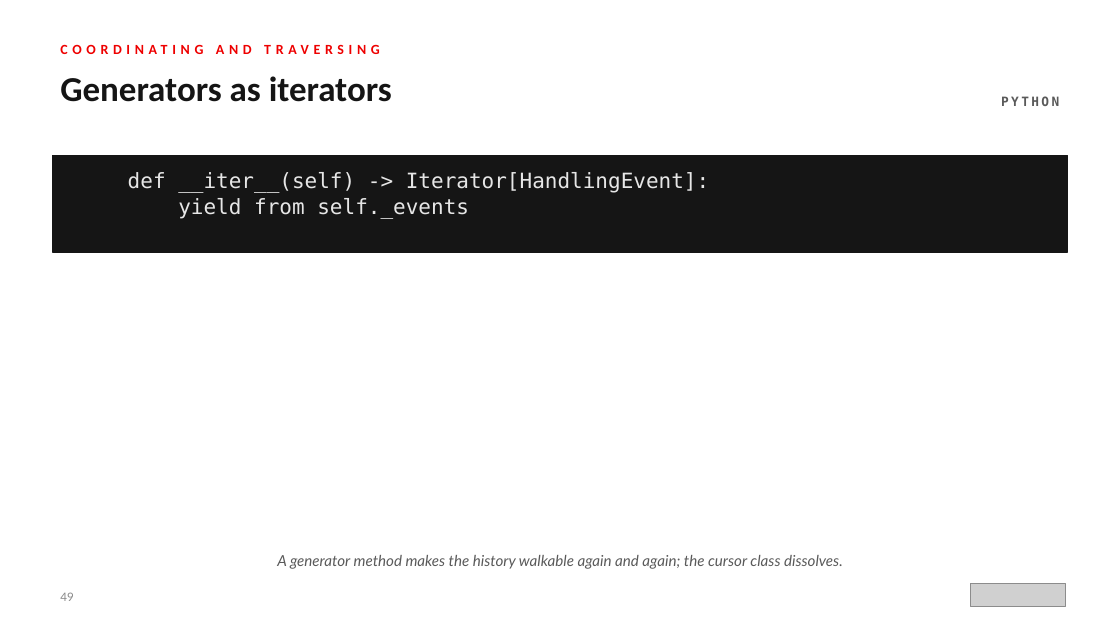
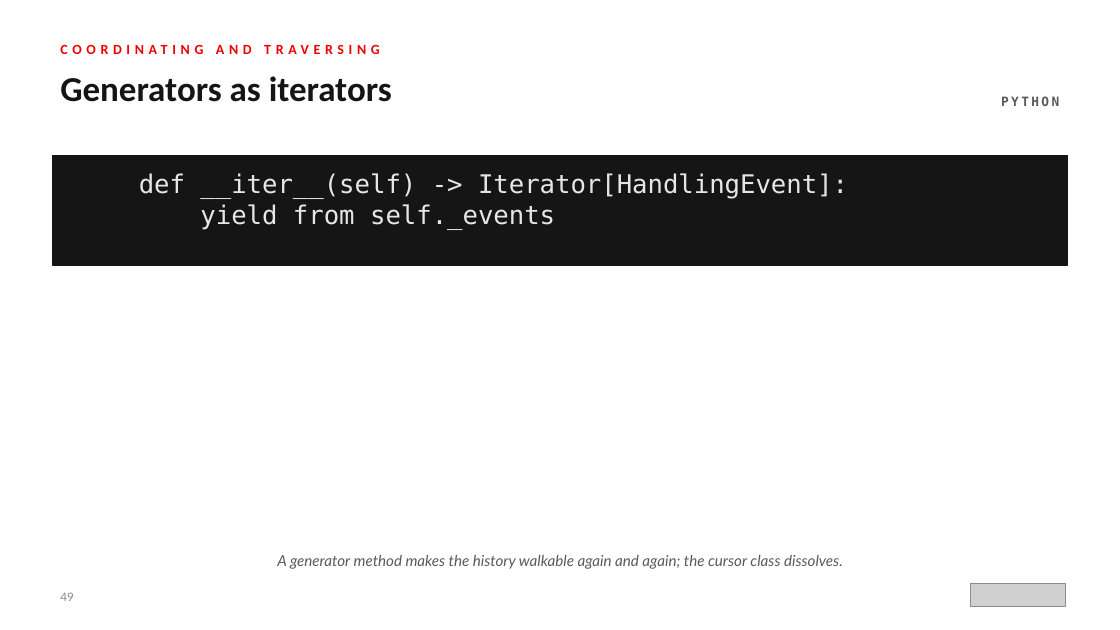
Before and after one commit to patterncatalyst/design-patterns-with-python, a slide deck: slide 49 of presentation/design-patterns-with-python-101-patterns-and-solid.pptx. Drawn at 1120x630 pixels with LibreOffice and Linux fonts; fonts in the diff are those of the drawing; grey boxes stand for pictures. Boxes give left, top, right and bottom in pixels: in the first picture for what was removed or moved away, otherwise in the second. Text is boxed around its words. In the diff, an @@ line names an element or a change of style, - is before the commit and + after.

```diff
--- a/presentation/design-patterns-with-python-101-patterns-and-solid.pptx
+++ b/presentation/design-patterns-with-python-101-patterns-and-solid.pptx
@@ rectangle: place and size @@
-rectangle at bbox=[52, 155, 1068, 252]
+rectangle at bbox=[52, 155, 1068, 266]
@@ text "def __iter__(self) -> Iterator[HandlingEvent]: yield ..." at bbox=[139, 173, 848, 230]: size 18 to 22 pt @@
```
Also in this commit, not shown: 11 other slides changed, 9 other files.
